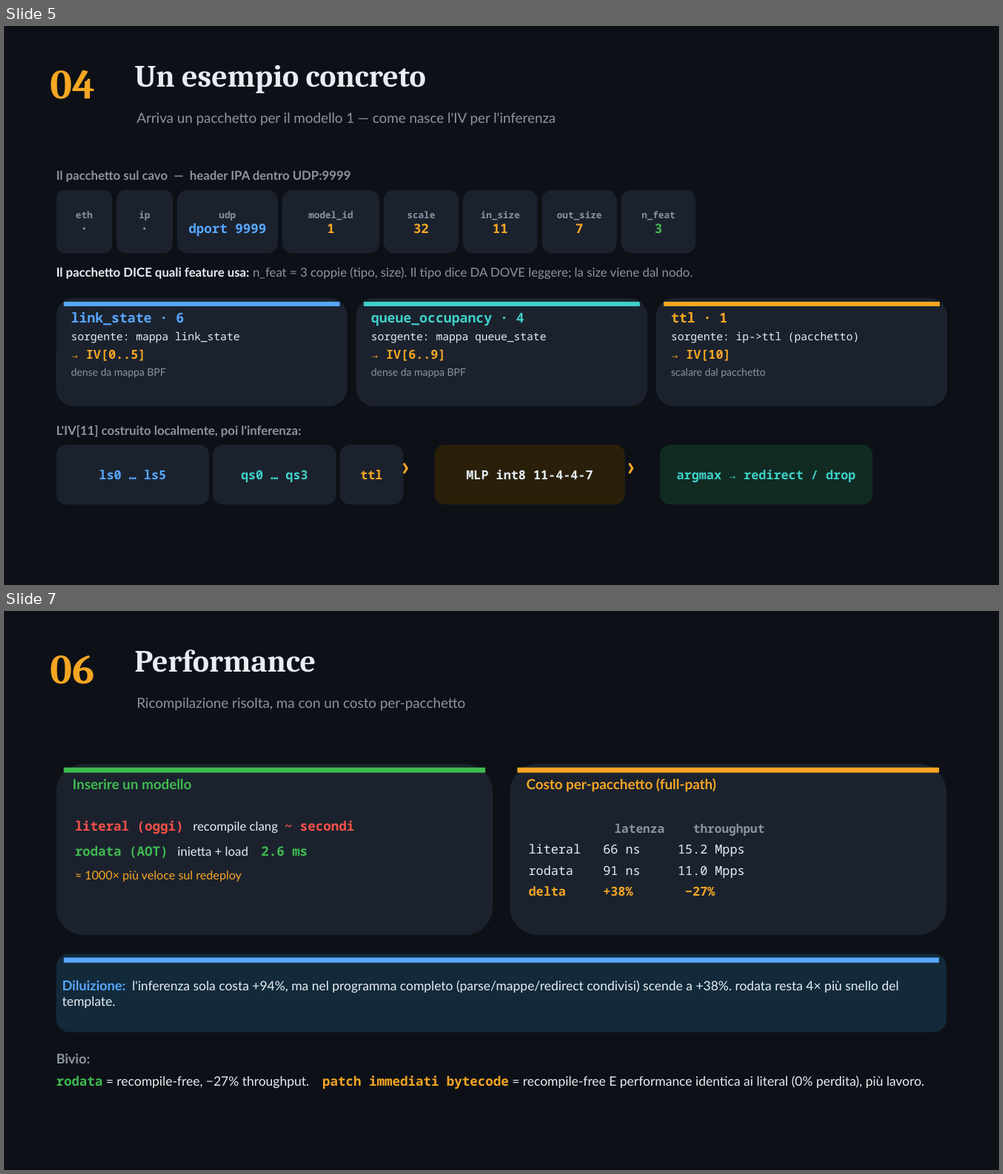
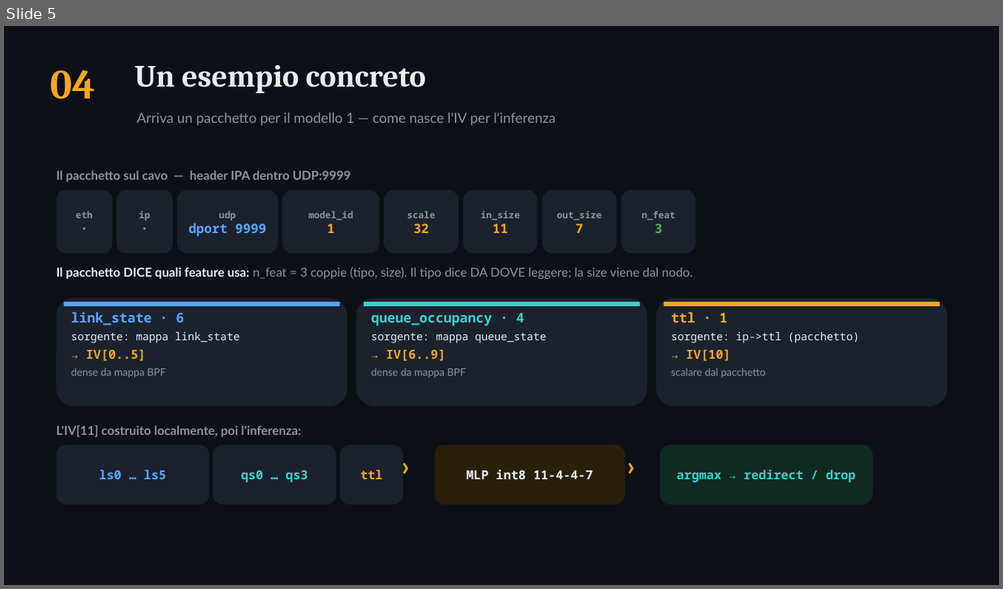
Before and after one commit to ettore-cantile/ipa_lab, a slide deck: docs/IPA_hardcoded_IV_ricompilazione.pptx. Shown one above the other, each under a label of ours: slides 5 and 7 before the commit, slide 5 after it; the slides between them are not shown. The pictures are 1003x1174 and 1003x589 pixels, drawn with LibreOffice and Linux fonts; fonts in the diff are those of the drawing. Boxes give left, top, right and bottom in pixels: in the first picture for what was removed or moved away, otherwise in the second. Text is boxed around its words. In the diff, an @@ line names an element or a change of style, - is before the commit and + after.

```diff
--- a/docs/IPA_hardcoded_IV_ricompilazione.pptx
+++ b/docs/IPA_hardcoded_IV_ricompilazione.pptx
@@ slide 7 removed at [4, 611, 999, 1170], background #FFFFFF @@
@@ rectangle removed at [4, 611, 999, 1170] @@
@@ text removed at [134, 649, 316, 672] @@
-Performance
@@ text removed at [50, 655, 94, 684] @@
-06
@@ text removed at [136, 698, 465, 710] @@
-Ricompilazione risolta, ma con un costo per-pacchetto
@@ rounded rectangle removed at [57, 764, 492, 936] @@
@@ rounded rectangle removed at [510, 764, 946, 936] @@
@@ rounded rectangle removed at [64, 768, 485, 773] @@
@@ text removed at [73, 779, 191, 789] @@
-Inserire un modello
@@ rounded rectangle removed at [518, 768, 939, 773] @@
@@ text removed at [526, 778, 716, 792] @@
-Costo per-pacchetto (full-path)
@@ text removed at [75, 820, 354, 882] @@
-literal (oggi) recompile clang ~ secondi
-rodata (AOT) inietta + load 2.6 ms
-≈ 1000× più veloce sul redeploy
@@ text removed at [529, 824, 765, 896] @@
-latenza throughput
-literal 66 ns 15.2 Mpps
-rodata 91 ns 11.0 Mpps
-delta +38% −27%
@@ rounded rectangle removed at [57, 954, 946, 1033] @@
@@ rounded rectangle removed at [64, 958, 939, 963] @@
@@ text removed at [62, 980, 899, 1008] @@
-Diluizione: l'inferenza sola costa +94%, ma nel programma completo (parse/mappe/redirect condivisi) scende a +38%. rodata resta 4× più snello del template.
@@ text removed at [57, 1054, 924, 1090] @@
-Bivio:
-rodata = recompile-free, −27% throughput. patch immediati bytecode = recompile-free E performance identica ai literal (0% perdita), più lavoro.
```
Also in this commit, not shown: 1 slide changed, 6 slides added, 2 other slides removed.
